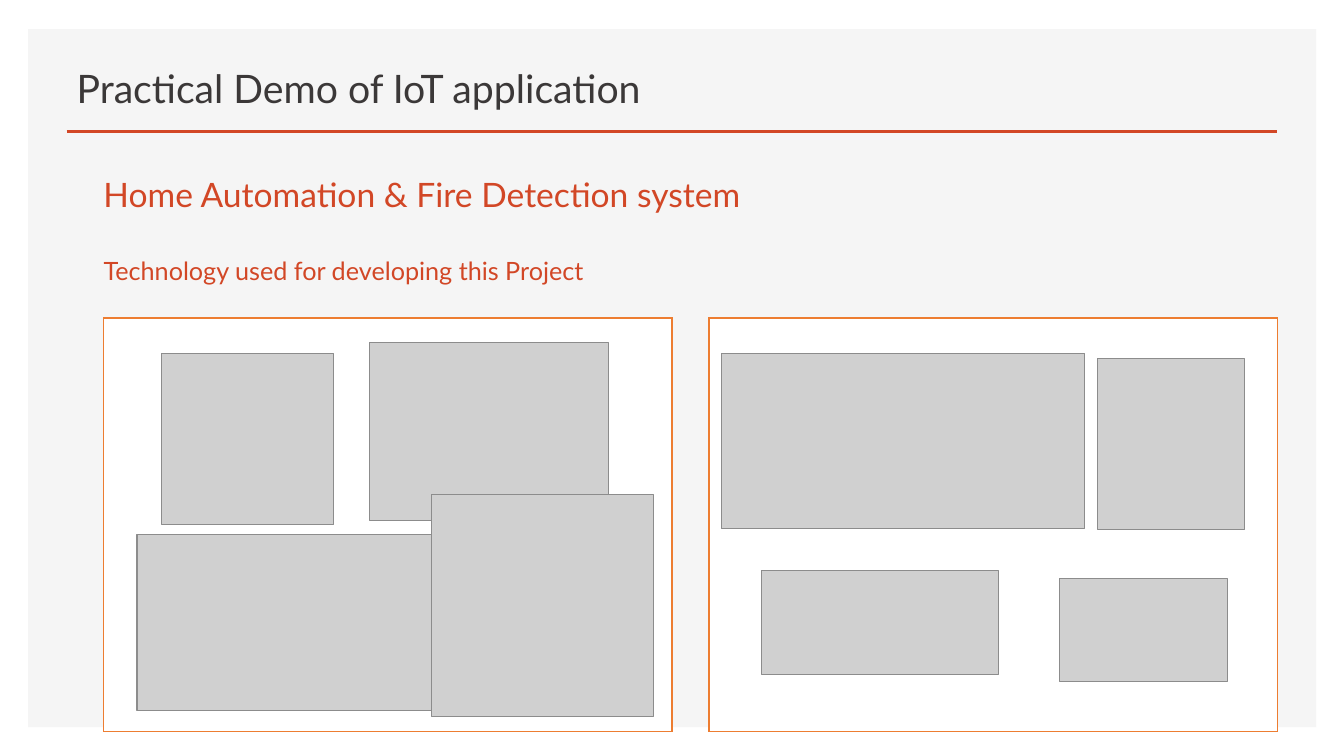
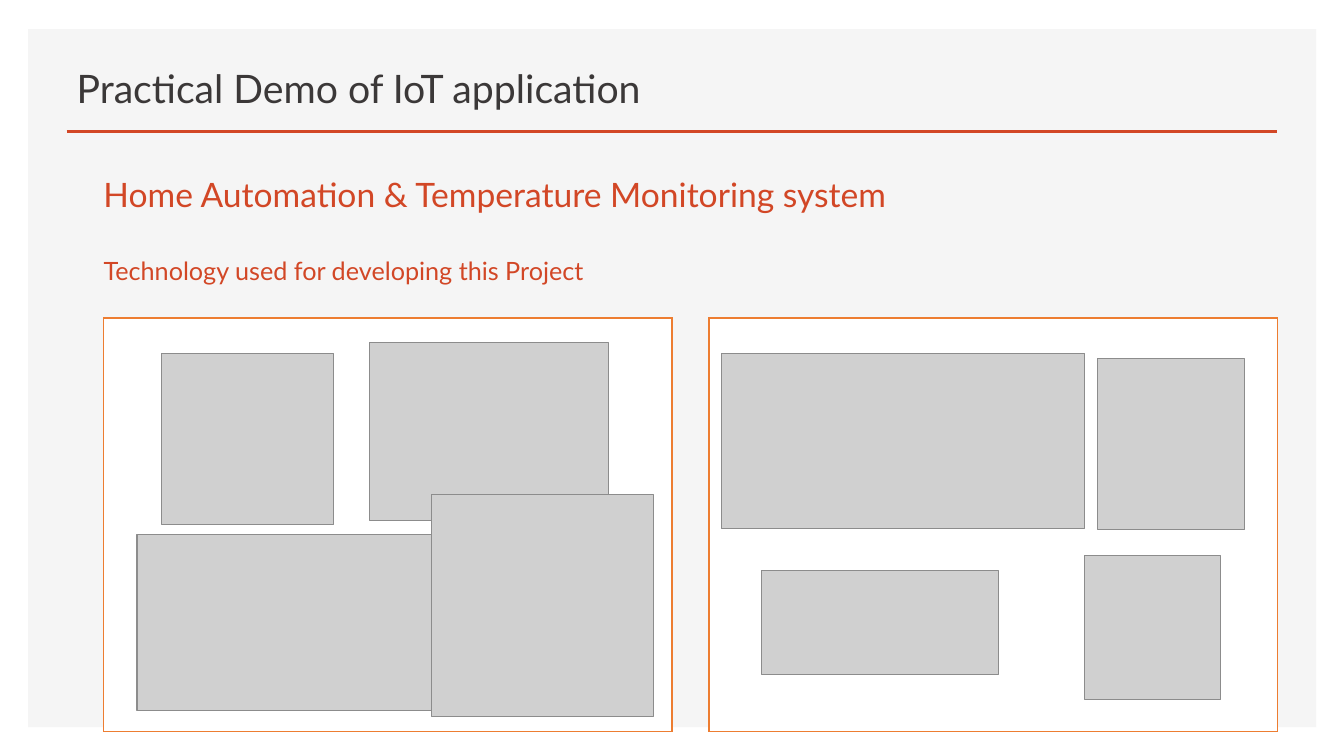
Before and after one commit to PanwarParamveer/IoTDemoProject, a slide deck: slide 6 of Document/Internet of Things (IoT).pptx. Drawn at 1344x756 pixels with LibreOffice and Linux fonts; fonts in the diff are those of the drawing; grey boxes stand for pictures; background and template pictures are left out. Boxes give left, top, right and bottom in pixels: in the first picture for what was removed or moved away, otherwise in the second. Text is boxed around its words. In the diff, an @@ line names an element or a change of style, - is before the commit and + after.

```diff
--- a/Document/Internet of Things (IoT).pptx
+++ b/Document/Internet of Things (IoT).pptx
@@ text at [103, 182, 886, 213]: text changed @@
-Home Automation & Fire Detection system
+Home Automation & Temperature Monitoring system
@@ picture: place and size @@
-picture at [1060, 579, 1227, 682]
+picture at [1085, 556, 1221, 700]
```
Also in this commit, not shown: 1 other file.
